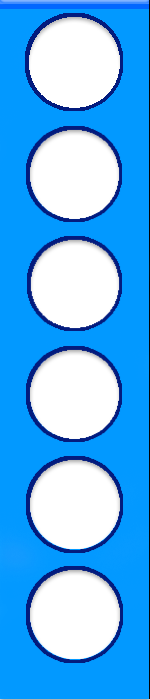
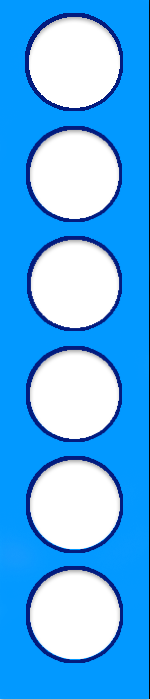
Layer changes from the first 150x700 image to the second:
hid "Layer 2" over [0, 0, 150, 9]
